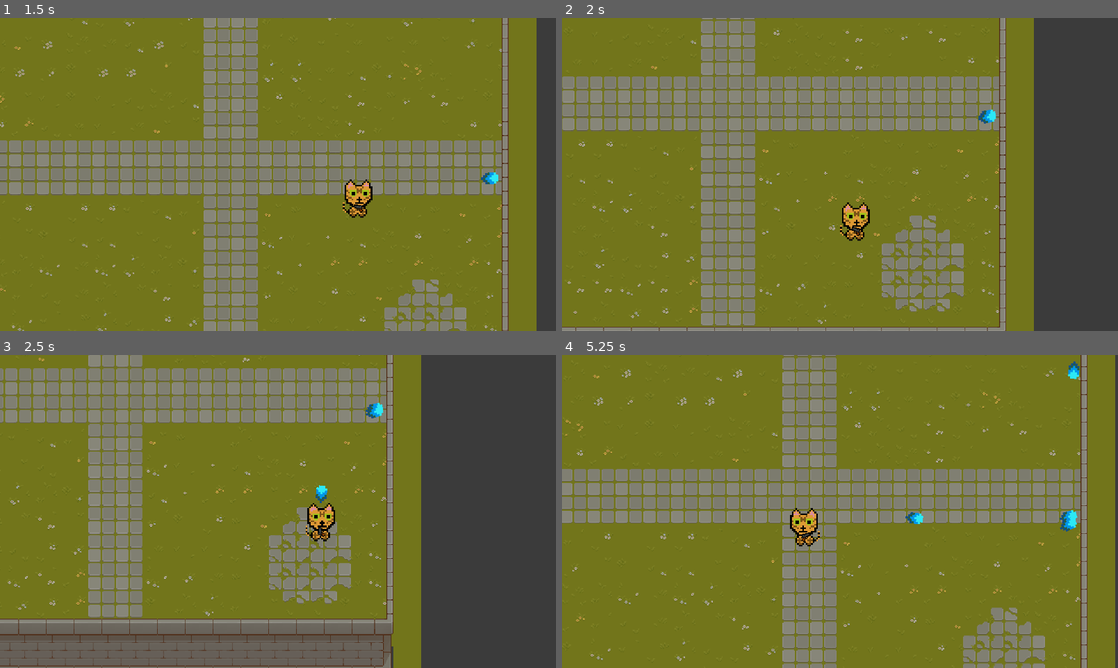
Above: before the commit, frames 1-4 (two rows, left to right).
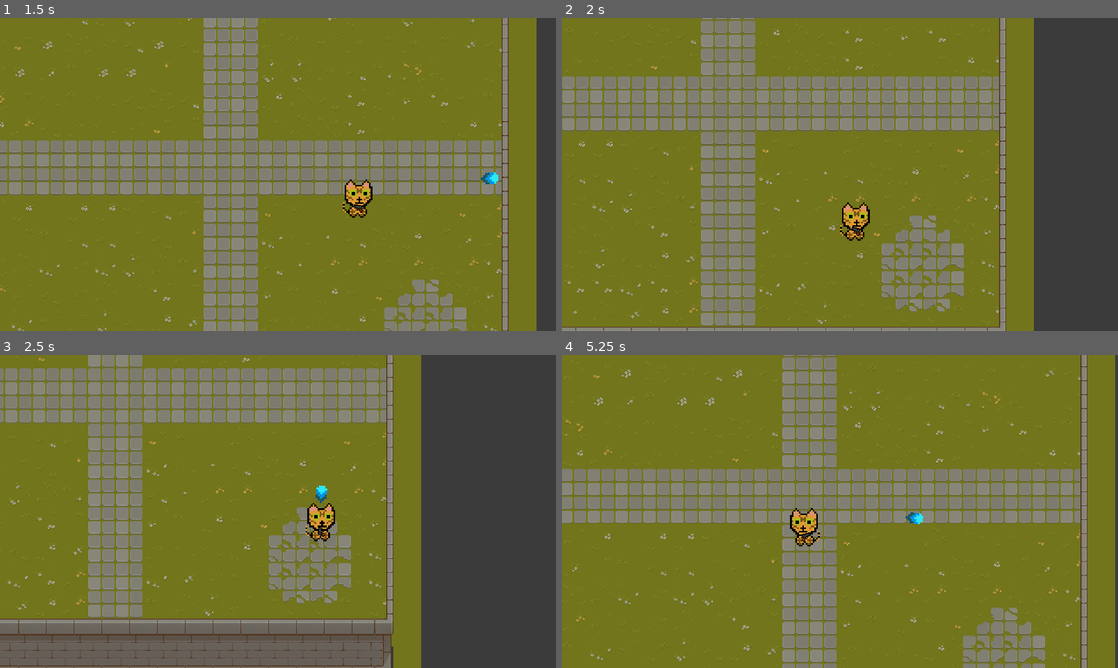
Above: after the commit, the same moments.

Repository: KaiyuCR7/AdventureGameJam2023
Game: Godot game, scene res://Scenes/MainScenes/world.tscn
The game is run twice, just before and just after one commit, with the same random seed, the same clock (stepped at 60 frames per second) and the same inputs.
Inputs (mouse positions are in pixels of both pictures, inside the frame that each line leads up to):
- Up to frame 1 (1.5 s): tap Enter at 0.5 s; move the mouse to (400, 158) at 0.52 s; press the mouse at (400, 158) at 0.53 s; hold D (MoveRight) 0.53-1.28 s; move the mouse to (166, 190) at 1.27 s; release the mouse at (166, 190) at 1.28 s; hold S (MoveDown) from 1.28 s (still down); tap Space (swapCamera) at 1.35 s
- Up to frame 2 (2 s): keep holding S (MoveDown)
- Up to frame 3 (2.5 s): move the mouse to (333, 442) at 2.02 s; release S (MoveDown) at 2.03 s; press the mouse at (333, 442) at 2.03 s; hold D (MoveRight) from 2.03 s (still down)
- Up to frame 4 (5.25 s): move the mouse to (812, 574) at 2.77 s; release D (MoveRight) at 2.78 s; release the mouse at (812, 574) at 2.78 s; hold W (MoveUp) 2.78-3.53 s; tap Space (swapCamera) at 2.85, 4.35 s; move the mouse to (1006, 558) at 3.52 s; press the mouse at (1006, 558) at 3.53 s; hold A (MoveLeft) 3.53-5.03 s; move the mouse to (673, 464) at 4.27 s; release the mouse at (673, 464) at 4.28 s; move the mouse to (867, 511) at 5.02 s; press the mouse at (867, 511) at 5.03 s; hold S (MoveDown) from 5.03 s (still down)

Frame 1 is identical in both runs. In frame 2, 0.1% of the frame differs, in the area x 74-79%, y 29-34%; in frame 3, 0.1%; in frame 4, 0.2%, in the area x 89-94%, y 2-57%.

Commit message:
Add files via upload

Diff:
--- a/AdvGameJam2023 - Name/Scenes/MainScenes/bullet.gd
+++ b/AdvGameJam2023 - Name/Scenes/MainScenes/bullet.gd
@@ -1,26 +1,16 @@
 extends RigidBody2D
 
 @export var bulletSpeed = 500
-var inputVelocity = Vector2.ZERO
-
-func setBulletSpeed(speed):
-	self.bulletSpeed = speed
-
-func setDvelocity(bulletVel):
-	print(bulletVel)
-	self.inputVelocity = bulletVel
+@export var life_time = 1
 
 func _ready():
 	self.apply_impulse(Vector2(bulletSpeed, 0).rotated(rotation), Vector2())
+	nuke()
 
-func _process(delta):
-#	velocity.x = move_toward(0,inputVelocity.x * bulletSpeed, delta * bulletSpeed)
-#	velocity.y = move_toward(0,inputVelocity.y * bulletSpeed, delta * bulletSpeed)
-#	velocity = inputVelocity
-#	move_and_collide(velocity.normalized() * delta * bulletSpeed)
-	pass
-
+func nuke():
+	await get_tree().create_timer(life_time).timeout
+	queue_free()
 
 func _on_body_entered(body):
 	print("entered body")
-	queue_free()
+	self.hide()
